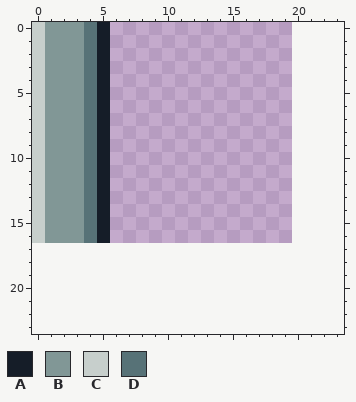
Two states of a pixel-art file, simple_ground_38.aseprite. Above: the version before the commit.
20x17 pixels, 1 frame. The old version is drawn lined up with the new one, on the new canvas.
Palette (. is transparent): A #151d28  B #819796  C #c7cfcc  D #577277
Pixels before, first column x 0:
 0 CBBBDA
 1 CBBBDA
 2 CBBBDA
 3 CBBBDA
 4 CBBBDA
 5 CBBBDA
 6 CBBBDA
 7 CBBBDA
 8 CBBBDA
 9 CBBBDA
10 CBBBDA
11 CBBBDA
12 CBBBDA
13 CBBBDA
14 CBBBDA
15 CBBBDA
16 CBBBDA
And afterwards:
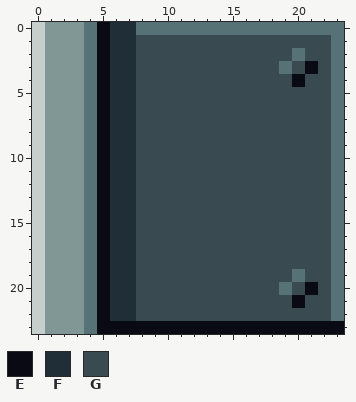
Colours new in this view: E #090a14  F #202e37  G #394a50
What changed:
canvas 20x17 -> 24x24
Changed rows in their new state; - is an unchanged pixel.
first column x 0:
 0 -----EFFDDDDDDDDDDDDDDDD
 1 -----EFFGGGGGGGGGGGGGGGD
 2 -----EFFGGGGGGGGGGGGDGGD
 3 -----EFFGGGGGGGGGGGDGEGD
 4 -----EFFGGGGGGGGGGGGEGGD
 5 -----EFFGGGGGGGGGGGGGGGD
 6 -----EFFGGGGGGGGGGGGGGGD
 7 -----EFFGGGGGGGGGGGGGGGD
 8 -----EFFGGGGGGGGGGGGGGGD
 9 -----EFFGGGGGGGGGGGGGGGD
10 -----EFFGGGGGGGGGGGGGGGD
11 -----EFFGGGGGGGGGGGGGGGD
12 -----EFFGGGGGGGGGGGGGGGD
13 -----EFFGGGGGGGGGGGGGGGD
14 -----EFFGGGGGGGGGGGGGGGD
15 -----EFFGGGGGGGGGGGGGGGD
16 -----EFFGGGGGGGGGGGGGGGD
17 CBBBDEFFGGGGGGGGGGGGGGGD
18 CBBBDEFFGGGGGGGGGGGGGGGD
19 CBBBDEFFGGGGGGGGGGGGDGGD
20 CBBBDEFFGGGGGGGGGGGDGEGD
21 CBBBDEFFGGGGGGGGGGGGEGGD
22 CBBBDEFFGGGGGGGGGGGGGGGD
23 CBBBDEEEEEEEEEEEEEEEEEEE
